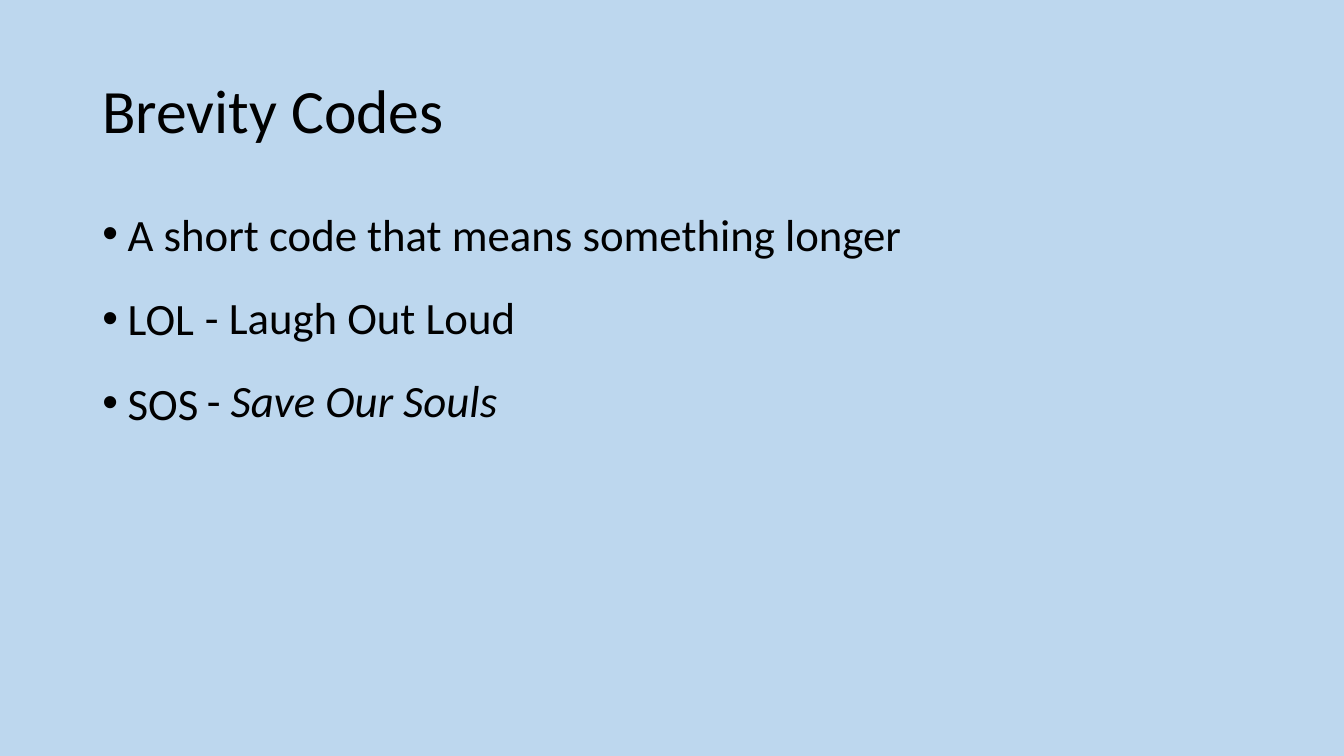
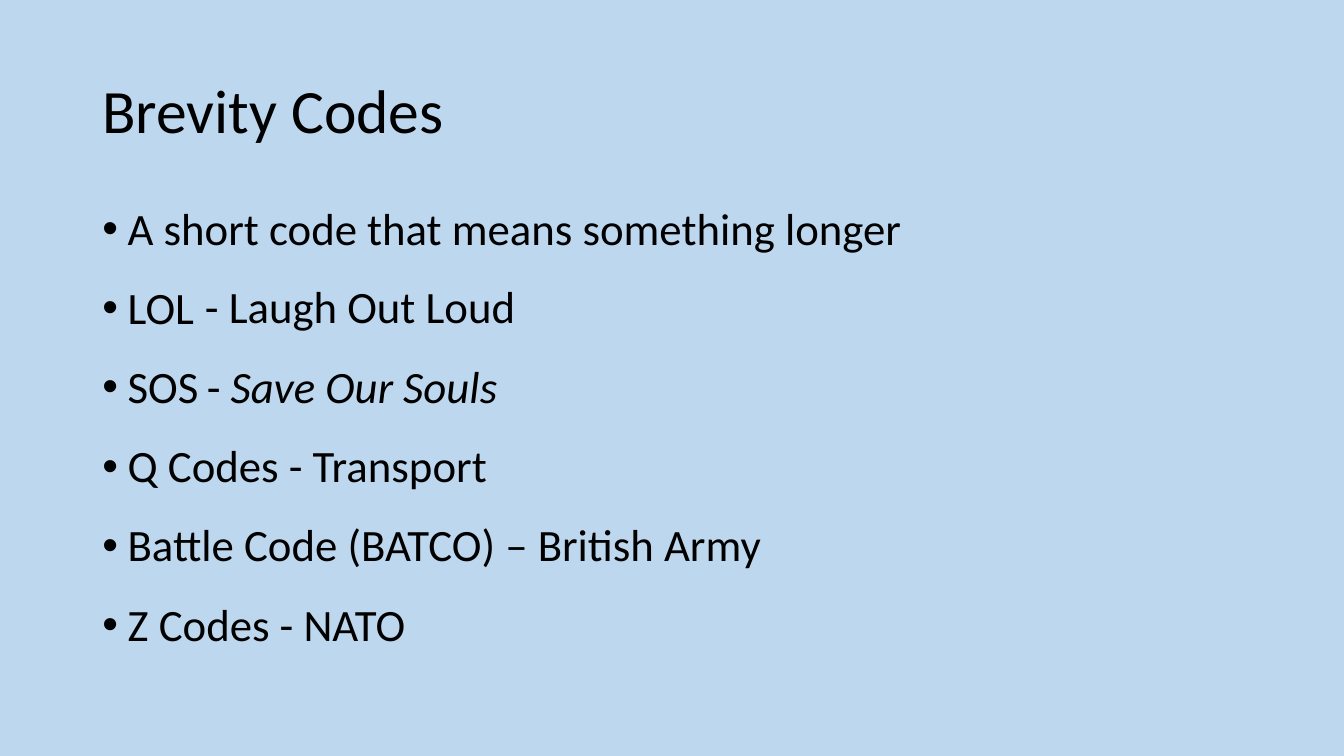
Before and after one commit to MrFriendCS/MrFriendCS.github.io, a slide deck: slide 6 of s1/S1 CS Slides.pptx. Drawn at 1344x756 pixels with LibreOffice and Linux fonts; fonts in the diff are those of the drawing. Boxes give left, top, right and bottom in pixels: in the first picture for what was removed or moved away, otherwise in the second. Text is boxed around its words. In the diff, an @@ line names an element or a change of style, - is before the commit and + after.

```diff
--- a/s1/S1 CS Slides.pptx
+++ b/s1/S1 CS Slides.pptx
@@ text at (x1=128, y1=214, x2=901, y2=404): line spacing 1 to 0.9 @@
@@ text "- Laugh Out Loud" moved from (x1=229, y1=303, x2=516, y2=342) to (x1=229, y1=292, x2=516, y2=331) @@
@@ text "- Save Our Souls" moved from (x1=231, y1=386, x2=497, y2=418) to (x1=231, y1=372, x2=497, y2=404) @@
@@ text at (x1=128, y1=451, x2=761, y2=642): paragraphs added @@
+• Q Codes - Transport
+• Battle Code (BATCO) – British Army
+• Z Codes - NATO
```
Also in this commit, not shown: 1 other slide changed, 1 slide added, 1 other file.
